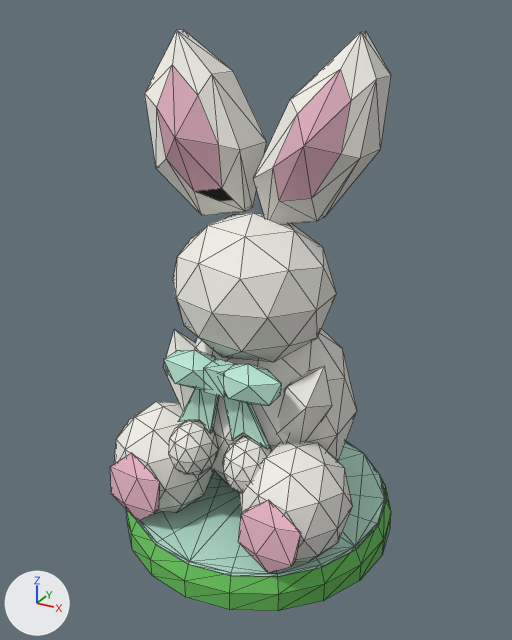
Before and after pictures for a commit that changed the glTF model public/models/omg-c/bunny-statue.glb.
The view is the same before and after, from a 50 mm camera at (1.48, -2.73, 2.49) aimed at (0.0, -0.03, 1.14). Arrows for +X, +Y and +Z are at lower left; the lights stay in place. The older version comes first. Mesh edges are drawn as thin lines. Where no turn or scale is listed for an object, it has been applied to the vertices. Vertices at exactly the same position are counted once.

Names of what the first picture shows: 'ears0_mesh', 'ears1_mesh', 'root_mesh'.
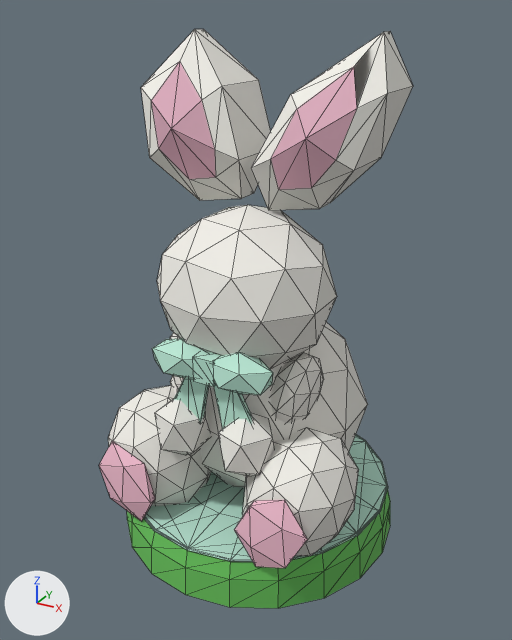
What differs and where, as boxes [x1, y1, x2, y2] in the pictures (512 x 640 px; the box of a moved part takes in the faces that stretch with it):
'root_mesh', reshaped
    before: [110, 213, 391, 611]
    after: [99, 205, 390, 608]
'ears1_mesh', reshaped (17% wider, 7% shorter)
    before: [253, 31, 391, 224]
    after: [251, 31, 413, 210]
'ears0_mesh', reshaped (7% wider, 8% shorter)
    before: [145, 30, 267, 215]
    after: [141, 29, 271, 200]
part 3 of me_mesh_2, moved or reshaped
    before: [136, 441, 386, 577]
    after: [144, 434, 388, 562]
part 4 of me_mesh_2, moved or reshaped
    before: [114, 401, 214, 512]
    after: [108, 385, 212, 506]
part 5 of me_mesh_2, moved or reshaped
    before: [110, 453, 160, 521]
    after: [99, 441, 156, 522]
part 6 of me_mesh_2, added
    after: [155, 399, 210, 455]
part 7 of me_mesh_2, moved or reshaped (mostly hidden afterwards)
    before: [169, 420, 219, 475]
    after: [170, 333, 184, 389]
part 8 of me_mesh_2, moved or reshaped
    before: [164, 350, 216, 389]
    after: [152, 338, 205, 379]
part 9 of me_mesh_2, moved or reshaped
    before: [178, 389, 270, 449]
    after: [174, 378, 252, 429]
part 10 of me_mesh_2, moved or reshaped
    before: [239, 441, 352, 562]
    after: [243, 428, 359, 556]
part 11 of me_mesh_2, moved or reshaped
    before: [238, 500, 301, 573]
    after: [234, 500, 307, 568]
part 12 of me_mesh_2, added
    after: [218, 413, 275, 476]
part 13 of me_mesh_2, moved or reshaped
    before: [223, 436, 271, 493]
    after: [271, 353, 324, 423]
part 14 of me_mesh_2, moved or reshaped
    before: [221, 364, 282, 406]
    after: [210, 352, 273, 395]
part 15 of me_mesh_2, moved or reshaped
    before: [204, 359, 236, 397]
    after: [193, 351, 220, 387]
part 16 of me_mesh_2, rebuilt (10% wider, 10% taller)
    before: [173, 213, 337, 362]
    after: [157, 205, 337, 369]
part 17 of me_mesh_2, rebuilt (21% wider)
    before: [193, 329, 357, 491]
    after: [170, 322, 368, 488]
part 18 of me_mesh_2, deleted
    before: [163, 329, 199, 411]
part 19 of me_mesh_2, deleted
    before: [280, 366, 332, 442]
part 20 of me_mesh_2, moved or reshaped
    before: [126, 478, 391, 611]
    after: [127, 489, 390, 608]

The change, as a diff of the scene's bpy script:
```diff
--- a/public/models/omg-c/bunny-statue.glb.py
+++ b/public/models/omg-c/bunny-statue.glb.py
@@ me_mesh_0 @@
-me_mesh_0.from_pydata(...)  # 22 vertices, 40 faces; spans x -0.498..-0.07, y -0.227..0.202, z 1.613..2.4
+me_mesh_0.from_pydata(...)  # 22 vertices, 40 faces; spans x -0.535..-0.049, y -0.221..0.309, z 1.679..2.4
+# me_mesh_0 part 1: 22 of 22 vertices moved; they spanned x -0.498..-0.07, y -0.227..0.202, z 1.613..2.4 and now span x -0.535..-0.049, y -0.221..0.309, z 1.679..2.4; mean shift (0.0, 0.025, 0.02)
 me_mesh_0.materials.append(mat_paper)
@@ me_mesh_1 @@
-me_mesh_1.from_pydata(...)  # 22 vertices, 40 faces; spans x 0.038..0.461, y -0.149..0.317, z 1.613..2.4
+me_mesh_1.from_pydata(...)  # 22 vertices, 40 faces; spans x 0.039..0.54, y -0.173..0.379, z 1.679..2.4
+# me_mesh_1 part 2: 22 of 22 vertices moved; they spanned x 0.038..0.461, y -0.149..0.317, z 1.613..2.4 and now span x 0.039..0.54, y -0.173..0.379, z 1.679..2.4; mean shift (0.027, -0.005, 0.02)
 me_mesh_1.materials.append(mat_paper)
@@ me_mesh_2 @@
-me_mesh_2.from_pydata(...)  # 514 vertices, 960 faces; spans x -0.7..0.7, y -0.7..0.7, z 0.0..1.66
+me_mesh_2.from_pydata(...)  # 504 vertices, 940 faces; spans x -0.7..0.7, y -0.7..0.7, z 0.0..1.71
+# me_mesh_2 part 3: the loose piece of 60 vertices spanning x -0.67..0.67, y -0.67..0.67, z 0.16..0.18 is moved by (0.0, 0.0, 0.08)
+# me_mesh_2 part 4: the loose piece of 42 vertices spanning x -0.61..-0.11, y -0.59..-0.03, z 0.13..0.71 is multiplied about its middle by the matrix ((0.933, 0.0, -0.342), (0.0, 1.071, 0.0), (0.299, 0.0, 1.041)), then moved by (-0.02, 0.01, 0.05)
+# me_mesh_2 part 5: the loose piece of 12 vertices spanning x -0.51..-0.21, y -0.6..-0.54, z 0.2..0.6 is turned -18 degrees about the y axis through its middle and scaled by 1.05, then moved by (-0.02, -0.03, 0.05)
+# me_mesh_2 part 6: a new loose piece, an icosphere of 20 faces spanning x -0.3..-0.04, y -0.54..-0.29, z 0.55..0.89, in mat_paper
+# me_mesh_2 part 7: the loose piece of 42 vertices spanning x -0.26..-0.04, y -0.5..-0.24, z 0.44..0.72 is multiplied about its middle by the matrix ((0.921, 0.0, -0.729), (0.0, 1.077, 0.0), (0.386, 0.0, 1.695)), then moved by (-0.1, 0.22, 0.27)
+# me_mesh_2 part 8: the loose piece of 12 vertices spanning x -0.3..0.02, y -0.44..-0.26, z 0.89..1.09 is moved by (0.0, -0.08, 0.09)
+# me_mesh_2 part 9: the loose piece of 18 vertices spanning x -0.24..0.24, y -0.36..-0.34, z 0.68..0.99 is moved by (0.0, -0.08, 0.09)
+# me_mesh_2 part 10: the loose piece of 42 vertices spanning x 0.11..0.61, y -0.59..-0.03, z 0.13..0.71 is multiplied about its middle by the matrix ((0.933, 0.0, 0.342), (0.0, 1.071, 0.0), (-0.299, 0.0, 1.041)), then moved by (0.02, 0.01, 0.05)
+# me_mesh_2 part 11: the loose piece of 12 vertices spanning x 0.21..0.51, y -0.6..-0.54, z 0.2..0.6 is turned 18 degrees about the y axis through its middle and scaled by 1.05, then moved by (0.02, -0.03, 0.05)
+# me_mesh_2 part 12: a new loose piece, an icosphere of 20 faces spanning x 0.04..0.3, y -0.54..-0.29, z 0.55..0.89, in mat_paper
+# me_mesh_2 part 13: the loose piece of 42 vertices spanning x 0.04..0.26, y -0.5..-0.24, z 0.44..0.72 is multiplied about its middle by the matrix ((0.921, 0.0, 0.729), (0.0, 1.077, 0.0), (-0.386, 0.0, 1.695)), then moved by (0.1, 0.22, 0.27)
+# me_mesh_2 part 14: the loose piece of 12 vertices spanning x -0.02..0.3, y -0.44..-0.26, z 0.89..1.09 is moved by (0.0, -0.08, 0.09)
+# me_mesh_2 part 15: the loose piece of 8 vertices spanning x -0.05..0.05, y -0.41..-0.31, z 0.93..1.05 is moved by (0.0, -0.08, 0.09)
+# me_mesh_2 part 16: the loose piece of 42 vertices spanning x -0.37..0.37, y -0.41..0.29, z 0.97..1.66 is rebuilt with 42 vertices and now spans x -0.4..0.4, y -0.5..0.23, z 0.96..1.71
+# me_mesh_2 part 17: the loose piece of 42 vertices spanning x -0.45..0.45, y -0.33..0.49, z 0.11..1.19 is rebuilt with 42 vertices and now spans x -0.49..0.49, y -0.38..0.54, z 0.15..1.23
+# me_mesh_2 part 18: the loose piece of 12 vertices spanning x -0.43..-0.15, y -0.25..-0.01, z 0.51..1.04 is deleted
+# me_mesh_2 part 19: the loose piece of 12 vertices spanning x 0.13..0.45, y -0.25..-0.01, z 0.51..1.04 is deleted
+# me_mesh_2 part 20: 61 vertices removed from x -0.7..0.7, y -0.7..0.7, z 0.0..0.18; 81 vertices added at x -0.7..0.7, y -0.7..0.7, z 0.01..0.26
+# other edits to the shape of me_mesh_2 do not show in these pictures
 me_mesh_2.materials.append(mat_paper)
```
